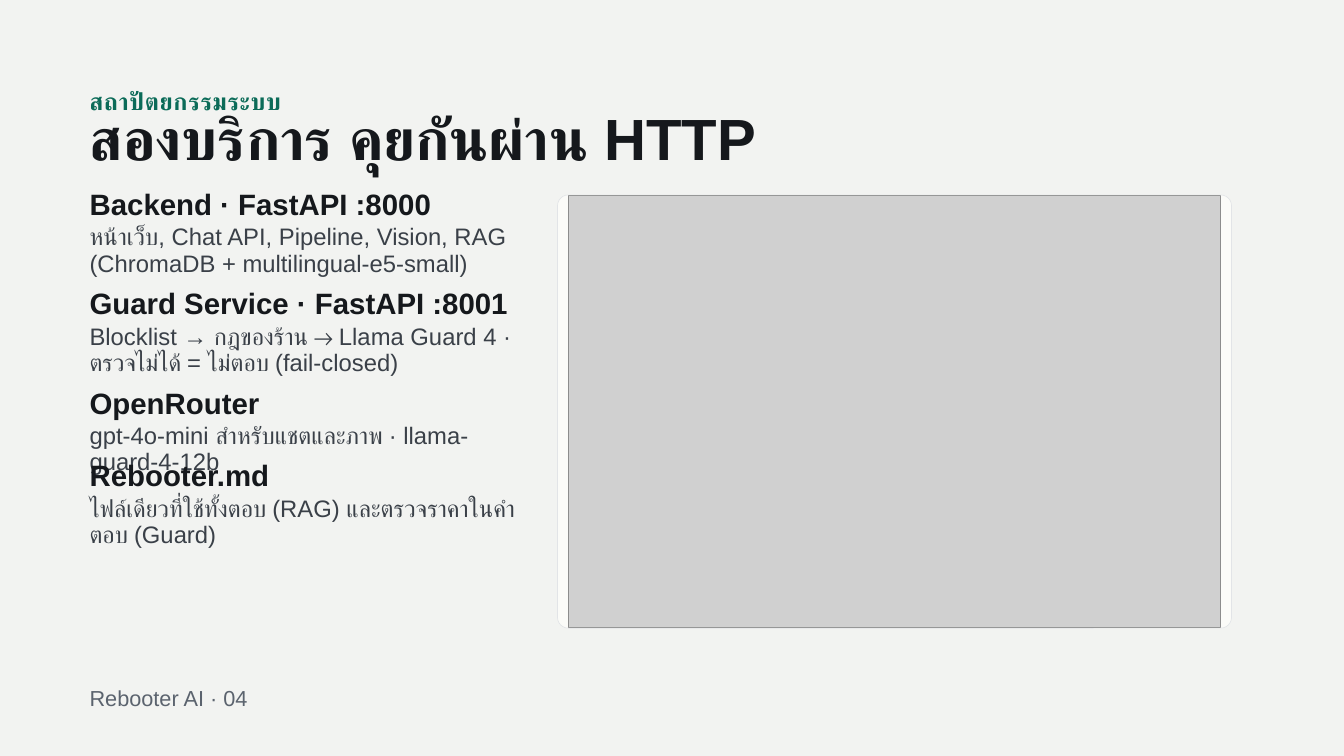
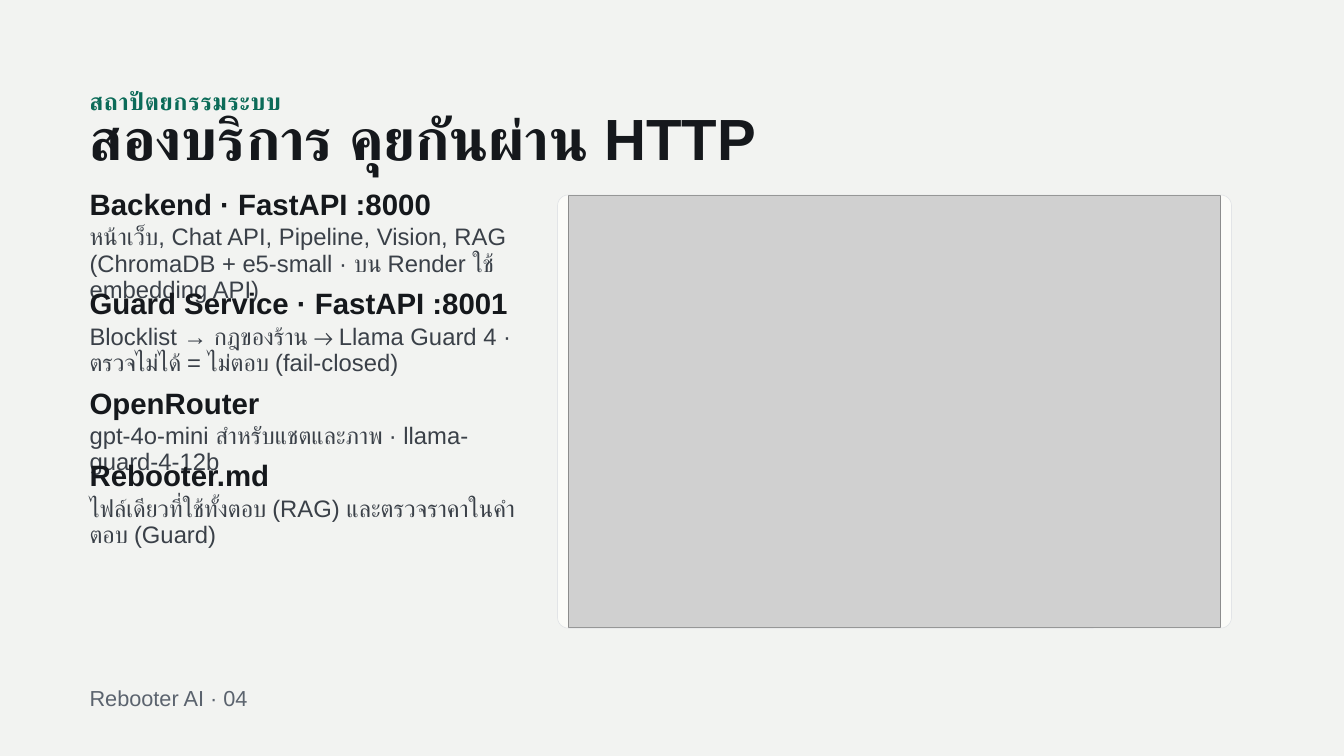
Before and after one commit to FlyingLovey/rebooter-ai-chatbot, a slide deck: slide 4 of docs/Rebooter AI นำเสนอโครงงาน.pptx. Drawn at 1344x756 pixels with LibreOffice and Linux fonts; fonts in the diff are those of the drawing; grey boxes stand for pictures. Boxes give left, top, right and bottom in pixels: in the first picture for what was removed or moved away, otherwise in the second. Text is boxed around its words. In the diff, an @@ line names an element or a change of style, - is before the commit and + after.

```diff
--- a/docs/Rebooter AI นำเสนอโครงงาน.pptx
+++ b/docs/Rebooter AI นำเสนอโครงงาน.pptx
@@ text at box(90, 226, 506, 304): text changed @@
-หน้าเว็บ, Chat API, Pipeline, Vision, RAG (ChromaDB + multilingual-e5-small)
+หน้าเว็บ, Chat API, Pipeline, Vision, RAG (ChromaDB + e5-small · บน Render ใช้ embedding API)
```
Also in this commit, not shown: 3 other slides changed, 4 other files.
